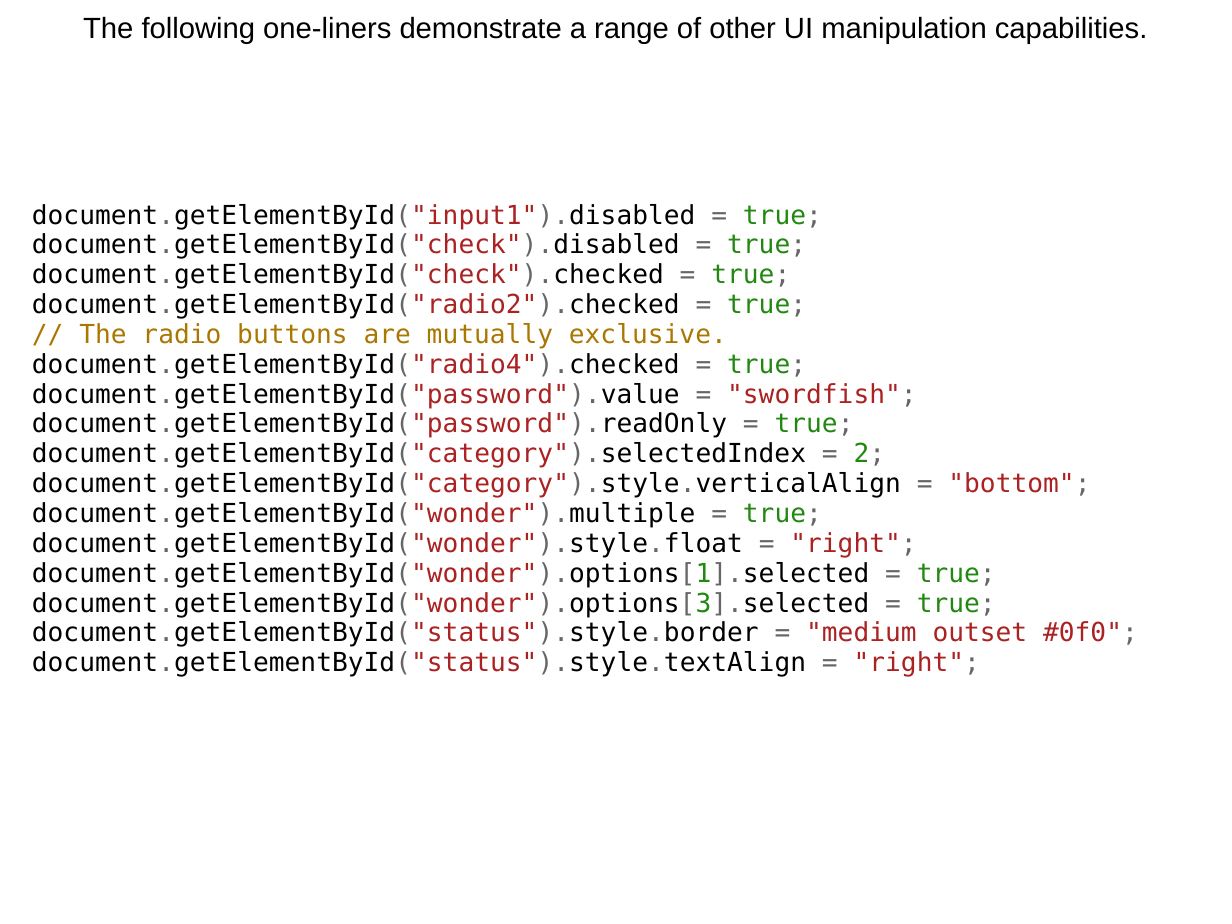
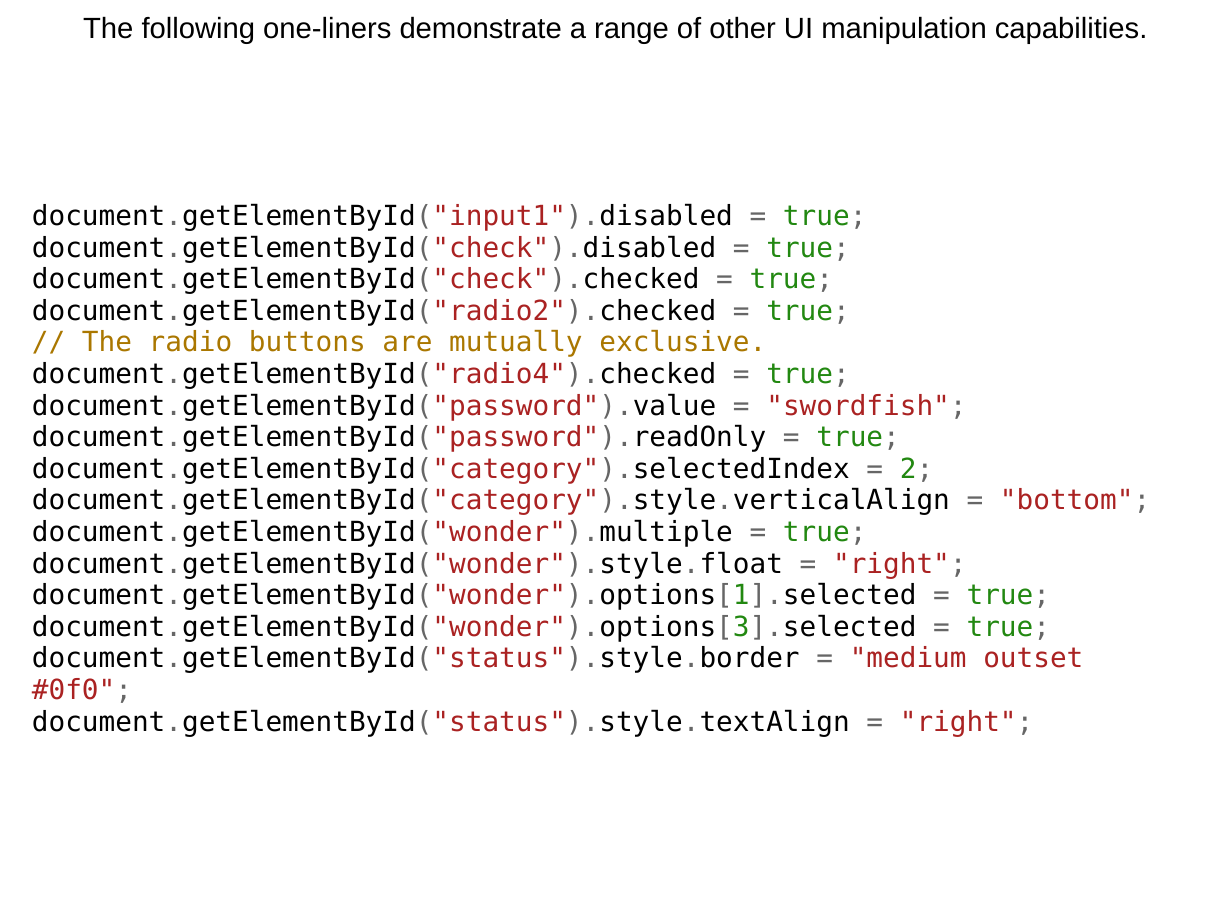
Before and after one commit to dondi/javascript-book, a slide deck: slide 21 of presentations/Chapter_6_Presentation.ppt. Drawn at 1232x924 pixels with LibreOffice and Linux fonts; fonts in the diff are those of the drawing; background and template pictures are left out. Boxes give left, top, right and bottom in pixels: in the first picture for what was removed or moved away, otherwise in the second. Text is boxed around its words. In the diff, an @@ line names an element or a change of style, - is before the commit and + after.

```diff
--- a/presentations/Chapter_6_Presentation.ppt
+++ b/presentations/Chapter_6_Presentation.ppt
@@ text "document.getElementById("input1").disabled = true; document. ..." at box(32, 203, 1150, 736): size 17 to 18 pt @@
```
Also in this commit, not shown: 1 other slide changed, 2 other files.
